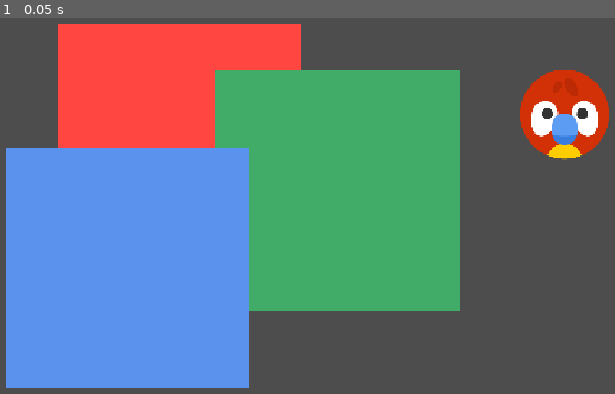
Above: before the commit, frame 1.
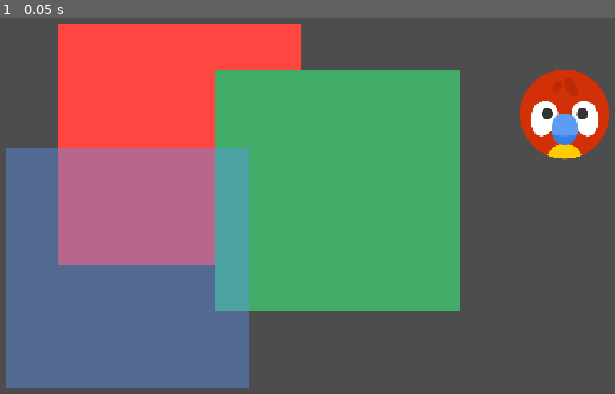
Above: after the commit, the same moment.

Repository: leoxborghi/udeLasVegas
Game: Godot game, scene res://Testing/inputTest.tscn
Two runs of this game, one before a commit and one after it. Both use one fixed random seed, a clock stepped at 60 frames per second and the inputs below. This scene is started directly instead of the project's main scene.
Inputs:
- Up to frame 1 (0.05 s): no input

The runs differ from the first frame. In frame 1, 25% of the frame differs, in the area x 0-41%, y 34-99%.

Commit message:
dopotest

Diff:
--- a/Cup/cup.gd
+++ b/Cup/cup.gd
@@ -4,7 +4,14 @@
 extends StaticBody2D
 
 
+const GROUP_NAME: String = "Cup"
+
+
 @onready var animation_player: AnimationPlayer = $AnimationPlayer
+
+
+func _enter_tree() -> void:
+	add_to_group(GROUP_NAME)
 
 
 func die() -> void:
@@ -14,4 +21,5 @@
 
 func _on_animation_finished(anim_name: StringName) -> void:
 	if anim_name == "vanish":
+		SignalHub.emit_on_cup_destroyed()
 		queue_free()
--- a/Globals/SignalHub.gd
+++ b/Globals/SignalHub.gd
@@ -2,7 +2,12 @@
 
 
 signal on_animal_died
+signal on_cup_destroyed
 
 
 func emit_on_animal_died() -> void:
 	on_animal_died.emit()
+
+
+func emit_on_cup_destroyed() -> void:
+	on_cup_destroyed.emit()
--- /dev/null
+++ b/Scenes/GameUi/game_ui.gd
@@ -0,0 +1,21 @@
+extends Control
+
+
+var _total_cups: int = 0
+var _current_cups: int = 0
+
+@onready var vb_complete: VBoxContainer = $VbComplete
+@onready var music: AudioStreamPlayer = $Music
+
+func _ready() -> void:
+	_total_cups = get_tree().get_nodes_in_group(Cup.GROUP_NAME).size()
+	SignalHub.on_cup_destroyed.connect(on_cup_destroyed)
+
+
+
+
+func on_cup_destryed() -> void:
+	_current_cups += 1
+	if _current_cups == _total_cups:
+		vb_complete.show()
+		music.play()
--- a/Scenes/GameUi/game_ui.tscn
+++ b/Scenes/GameUi/game_ui.tscn
@@ -1,8 +1,10 @@
-[gd_scene load_steps=5 format=3 uid="uid://bava67rhbrbkg"]
+[gd_scene load_steps=7 format=3 uid="uid://bava67rhbrbkg"]
 
 [ext_resource type="LabelSettings" uid="uid://b6rsv6qmxkgej" path="res://Scenes/Resources/LightLabel32.tres" id="1_e7x7x"]
+[ext_resource type="Script" uid="uid://cf072tewvx2k3" path="res://Scenes/GameUi/game_ui.gd" id="1_vneep"]
 [ext_resource type="LabelSettings" uid="uid://cpbr4kaitqowb" path="res://Scenes/Resources/LightBlueLabel96.tres" id="2_727vw"]
 [ext_resource type="FontFile" uid="uid://cammsndjd20co" path="res://Assets/fonts/LuckiestGuy-Regular.ttf" id="3_vneep"]
+[ext_resource type="AudioStream" uid="uid://cu570ublage78" path="res://Assets/audio/jazzyfrenchy.mp3" id="5_xa7bn"]
 
 [sub_resource type="LabelSettings" id="LabelSettings_xa7bn"]
 font = ExtResource("3_vneep")
@@ -16,6 +18,8 @@
 anchors_preset = 0
 offset_right = 40.0
 offset_bottom = 40.0
+mouse_filter = 2
+script = ExtResource("1_vneep")
 
 [node name="MC" type="MarginContainer" parent="."]
 layout_mode = 0
@@ -66,3 +70,7 @@
 label_settings = SubResource("LabelSettings_xa7bn")
 horizontal_alignment = 1
 vertical_alignment = 1
+
+[node name="Music" type="AudioStreamPlayer" parent="."]
+stream = ExtResource("5_xa7bn")
+parameters/looping = true
--- a/Testing/inputTest.tscn
+++ b/Testing/inputTest.tscn
@@ -5,7 +5,7 @@
 [ext_resource type="Script" uid="uid://dhj1ghq101g2l" path="res://Testing/red.gd" id="3_kb8a7"]
 
 [sub_resource type="CircleShape2D" id="CircleShape2D_uxj24"]
-radius = 65.25335
+radius = 65.0
 
 [node name="InputTest" type="Node"]
 
@@ -13,14 +13,14 @@
 position = Vector2(560, 268)
 script = ExtResource("1_uoex8")
 
-[node name="CollisionShape2D" type="CollisionShape2D" parent="Parrot"]
-position = Vector2(300, -36)
-shape = SubResource("CircleShape2D_uxj24")
-
 [node name="Sprite2D" type="Sprite2D" parent="Parrot"]
 position = Vector2(302, -37)
 scale = Vector2(0.5, 0.5)
 texture = ExtResource("2_iqt3g")
+
+[node name="CollisionShape2D" type="CollisionShape2D" parent="Parrot"]
+position = Vector2(302, -37)
+shape = SubResource("CircleShape2D_uxj24")
 
 [node name="Red" type="ColorRect" parent="."]
 offset_left = 132.0
@@ -36,12 +36,16 @@
 offset_top = 67.0
 offset_right = 578.0
 offset_bottom = 413.0
+mouse_filter = 2
 color = Color(0.2509804, 0.6745098, 0.40392157, 1)
+script = ExtResource("3_kb8a7")
 
-[node name="Blue" type="ColorRect" parent="Red"]
+[node name="Blue" type="ColorRect" parent="Red/Green"]
 layout_mode = 0
-offset_left = -74.0
-offset_top = 178.0
-offset_right = 277.0
-offset_bottom = 524.0
-color = Color(0.35686275, 0.57254905, 0.93333334, 1)
+offset_left = -301.0
+offset_top = 111.0
+offset_right = 50.0
+offset_bottom = 457.0
+mouse_filter = 1
+color = Color(0.35686275, 0.57254905, 0.93333334, 0.43529412)
+script = ExtResource("3_kb8a7")
--- a/Testing/parrot.gd
+++ b/Testing/parrot.gd
@@ -1 +1,20 @@
 extends Area2D
+func _input(event: InputEvent) -> void:
+	if event.is_action_pressed("drag"):
+		print("%s _input" % name)
+
+
+
+
+func _unhandled_input(event: InputEvent) -> void:
+	if event.is_action_pressed("drag"):
+		print("%s _unhandled_input" % name)
+
+
+func _unhandled_key_input(event: InputEvent) -> void:
+	print("%s _unhandled_key_input %s" % [name, event.as_text()])
+
+
+func _input_event(viewport: Viewport, event: InputEvent, shape_idx: int) -> void:
+	if event.is_action_pressed("drag"):
+		print("%s _input_event" % name)
--- a/Testing/red.gd
+++ b/Testing/red.gd
@@ -1 +1,16 @@
 extends ColorRect
+
+
+func _input(event: InputEvent) -> void:
+	if event.is_action_pressed("drag"):
+		print("%s _input" % name)
+
+
+func _unhandled_input(event: InputEvent) -> void:
+	if event.is_action_pressed("drag"):
+		print("%s _unhandled_input" % name)
+
+
+func _gui_input(event: InputEvent) -> void:
+	if event.is_action_pressed("drag"):
+		print("%s _gui_input" % name)
Not shown: 1 places in Cup/cup.tscn that only renumber resources
Not shown, added: Scenes/GameUi/game_ui.gd.uid
